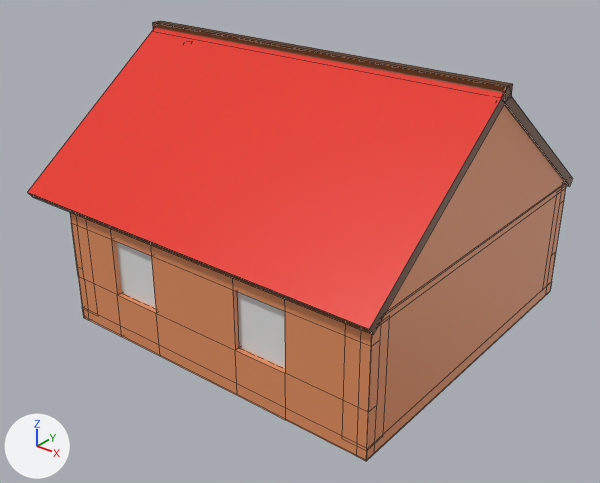
An edit to the Blender file Ressources/Gasthaus.blend, drawn before and after from the same camera.
Both versions are drawn from a 50 mm lens placed at (19.6, -26.2, 18.4), pointed at (-0.6, -1.0, 2.8). The lights are fixed; the arrows at lower left show +X, +Y and +Z. Mesh edges are drawn as thin lines.

Names of what the first picture shows: 'Gasthaus'.
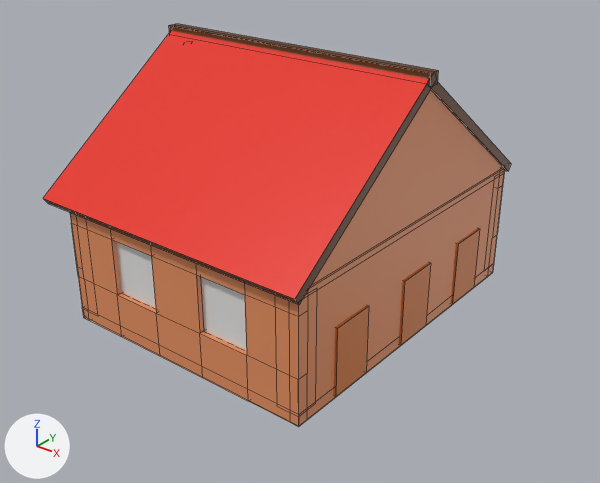
What differs and where, as boxes (x1, y1, x2, y2) in the pictures (600 x 483 px; the box of a moved part takes in the faces that stretch with it):
'Gasthaus', reshaped (14% narrower, 8% shorter): before (28, 21, 573, 461); after (43, 24, 511, 427)
part 1 of me_plane_003, added: after (451, 228, 480, 304)
part 2 of me_plane_003, moved or reshaped: before (28, 21, 573, 461); after (43, 24, 511, 427)

What the commit changed:
me_plane_003 is used by ob_gasthaus; location (2.8, -7.27, 2.73); rotation (0.0, 1.571, 1.571), in degrees (0, 90, 90); scale (1.3, 1.25, 1.0).
me_plane_003 had 962 vertices, 764 faces and spanned x -6.2..2.5, y -3.9..10.2, z -0.7..15.2.
me_plane_003 now has 426 vertices, 362 faces and spans x -6.2..2.5, y -1.6..9.7, z -0.7..15.2.
me_plane_003 part 1: a new loose piece, a box spanning x 0.1..2.4, y -1.5..0.1, z 10.6..12.6, in mat_wood_middle (orange #d67a34).
Part 2, on me_plane_003:
14 vertices are removed from x 1.6..2.2, y 0.7..1.8, z 1.8..2.8.
16 faces are deleted.
50 vertices in x -6.2..2.5, y -3.9..-3.0, z -0.2..15.2 move by (0.0, 2.4, 0.0).
20 vertices in x -1.8..2.5, y -1.0..3.1, z 0.0..14.8 move by (0.0, 1.5, 0.0).
16 vertices in x -1.8..2.5, y -0.9..1.0, z -0.2..0.3 move by (0.0, 1.4, 0.0).
14 vertices in x -6.2..2.5, y -3.9..-3.4, z -0.7..14.8 move by (0.0, 2.3, 0.0).
12 vertices in x -6.2..-1.5, y 10.1..10.2, z -0.7..15.2 move by (0.0, -0.9, 0.0).
34 vertices move from x 1.6..2.2, y 1.0..2.1, z 2.0..4.0 to x 0.1..2.4, y -1.5..5.4, z 0.7..6.3.
6 vertices are added at (0.1, 0.1, 8.3), (0.1, -1.5, 6.3), (0.1, -1.5, 8.3), (2.4, 0.1, 8.3), (2.4, -1.5, 6.3), (2.4, -1.5, 8.3).
8 new vertices lie (0.0, 1.6, 0.0) away from vertices in x 1.6..2.2, y 1.9..2.1, z 2.0..2.3.
16 new faces join them, mat_wood_middle (orange #d67a34).
